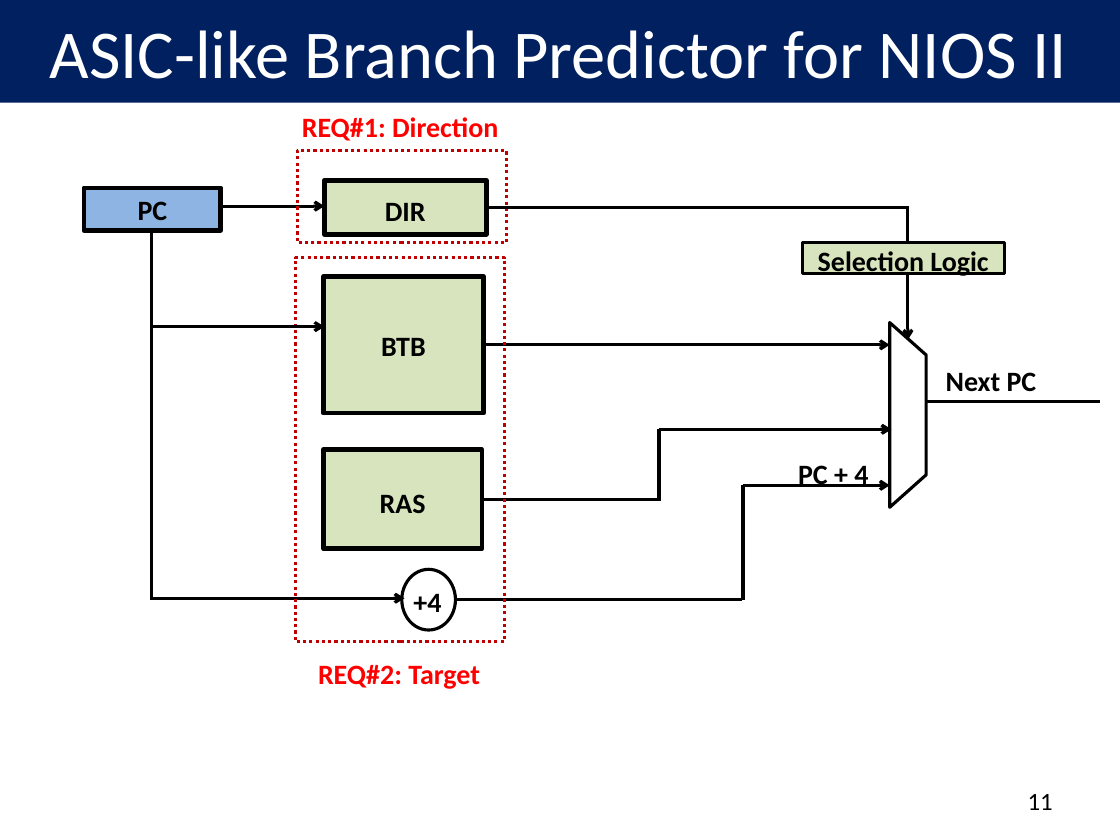
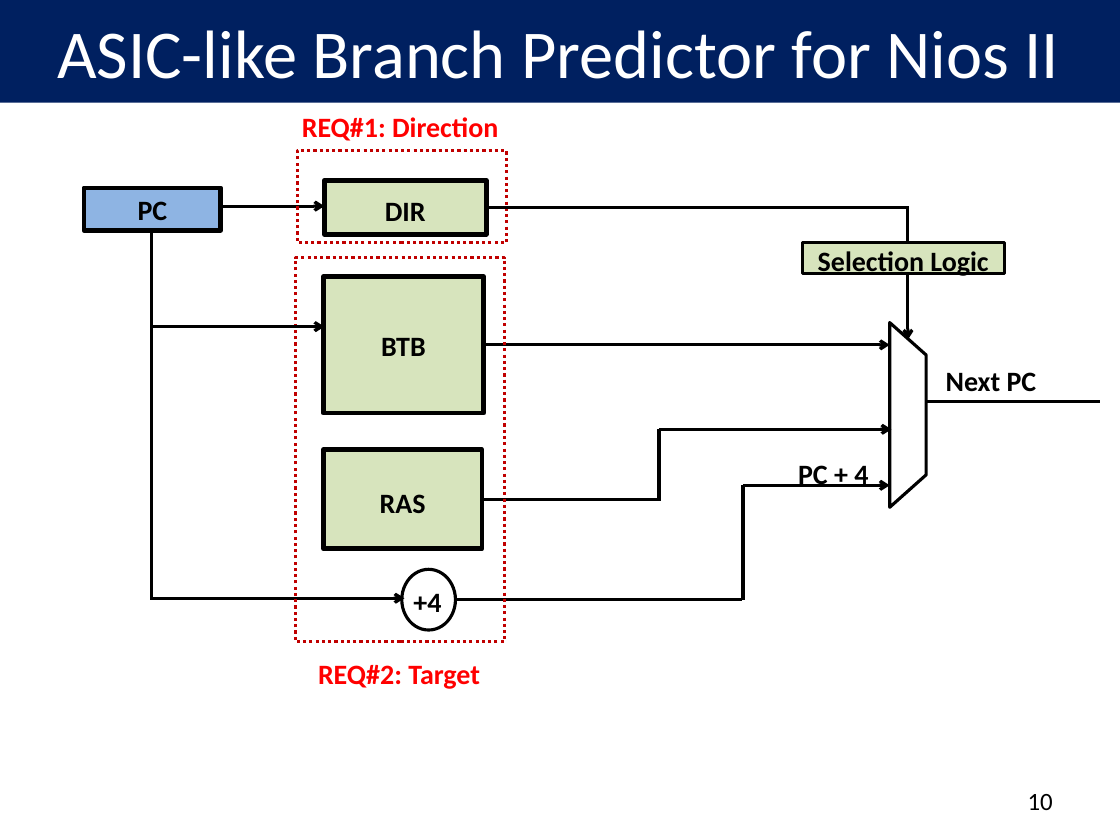
Before and after one commit to peterwudi/di-thesis, a slide deck: slide 11 of presentation/defense.pptx (slide 12 before the commit). Drawn at 1120x840 pixels with LibreOffice and Linux fonts; fonts in the diff are those of the drawing. Boxes give left, top, right and bottom in pixels: in the first picture for what was removed or moved away, otherwise in the second. Text is boxed around its words. In the diff, an @@ line names an element or a change of style, - is before the commit and + after.

```diff
--- a/presentation/defense.pptx
+++ b/presentation/defense.pptx
@@ title at bbox=[57, 30, 1059, 79]: text changed @@
-ASIC-like Branch Predictor for NIOS II
+ASIC-like Branch Predictor for Nios II
@@ page number at bbox=[1028, 794, 1053, 810]: text changed @@
-11
+10
```
Also in this commit, not shown: 17 other slides changed, 1 slide removed.
